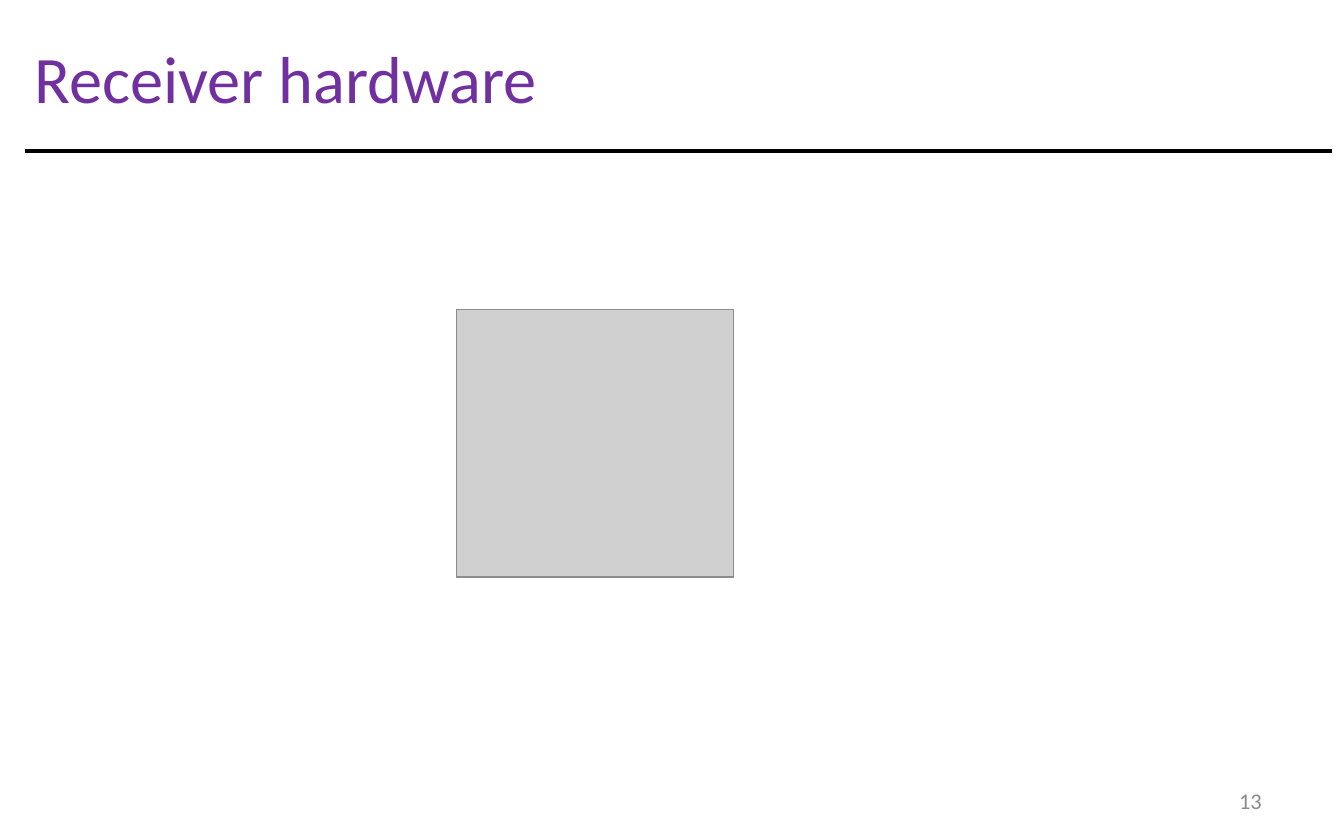
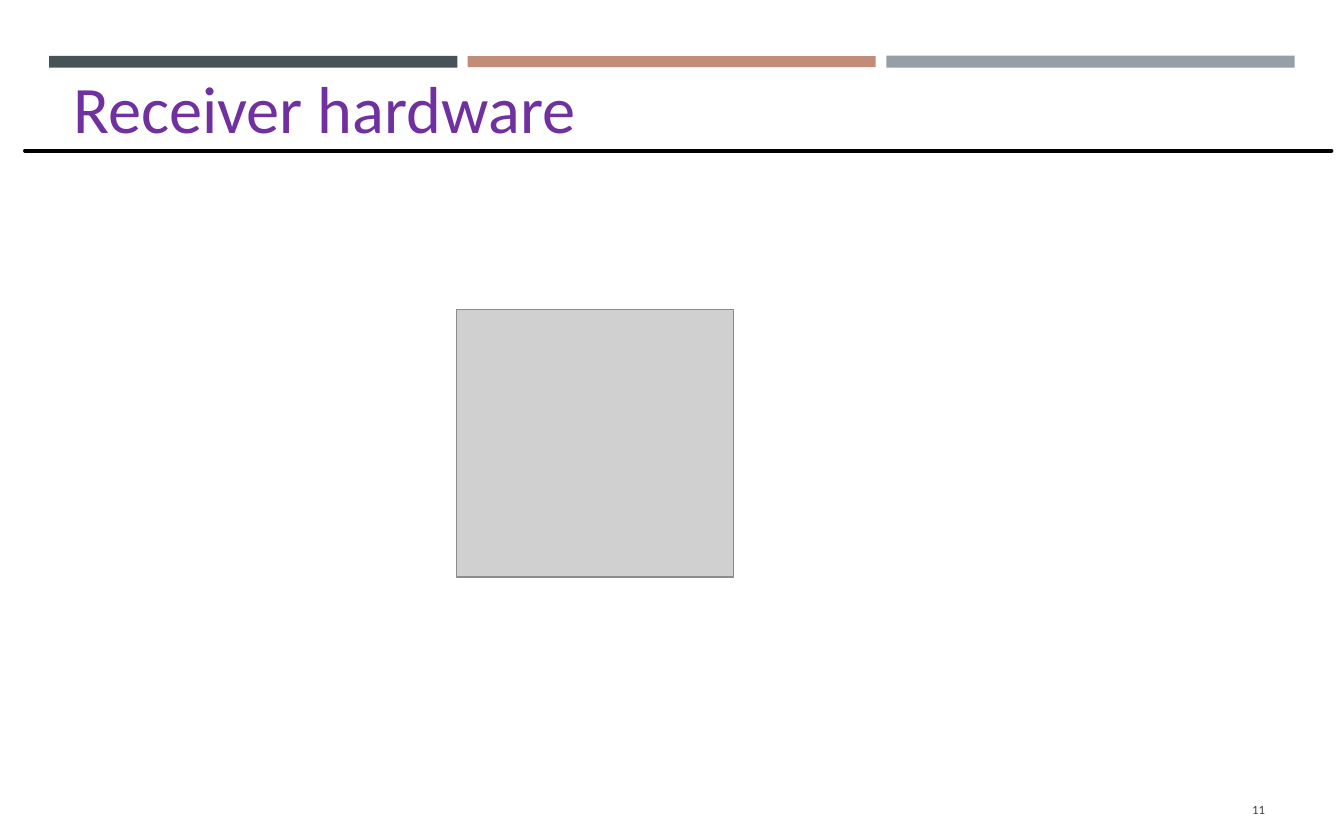
Before and after one commit to gisynw/Field_Techniques, a slide deck: slide 11 of docs/Lectures/Week06/Lecture05_GEOG3319_Receivers.pptx (slide 13 before the commit). Drawn at 1344x840 pixels with LibreOffice and Linux fonts; fonts in the diff are those of the drawing; grey boxes stand for pictures. Boxes give left, top, right and bottom in pixels: in the first picture for what was removed or moved away, otherwise in the second. Text is boxed around its words. In the diff, an @@ line names an element or a change of style, - is before the commit and + after.

```diff
--- a/docs/Lectures/Week06/Lecture05_GEOG3319_Receivers.pptx
+++ b/docs/Lectures/Week06/Lecture05_GEOG3319_Receivers.pptx
@@ rectangle added at [49,57,457,69], fill #465359 @@
@@ text "Receiver hardware": place and size @@
-text "Receiver hardware" at [34,57,537,104]
+text "Receiver hardware" at [73,87,576,134]
@@ rectangle added at [467,57,875,67], fill #C18C78 @@
@@ rectangle added at [887,55,1295,67], fill #969FA7 @@
@@ line (25, 151) - (1332, 151): stroke #000000 2 pt to #000000 1.75 pt @@
@@ page number at [1252,806,1265,814]: text changed; size 10.8 to 6.1 pt; text colour #8C8C8C to #404040 @@
-13
+11
```
Also in this commit, not shown: 6 other slides changed, 19 slides added, 23 slides removed.
